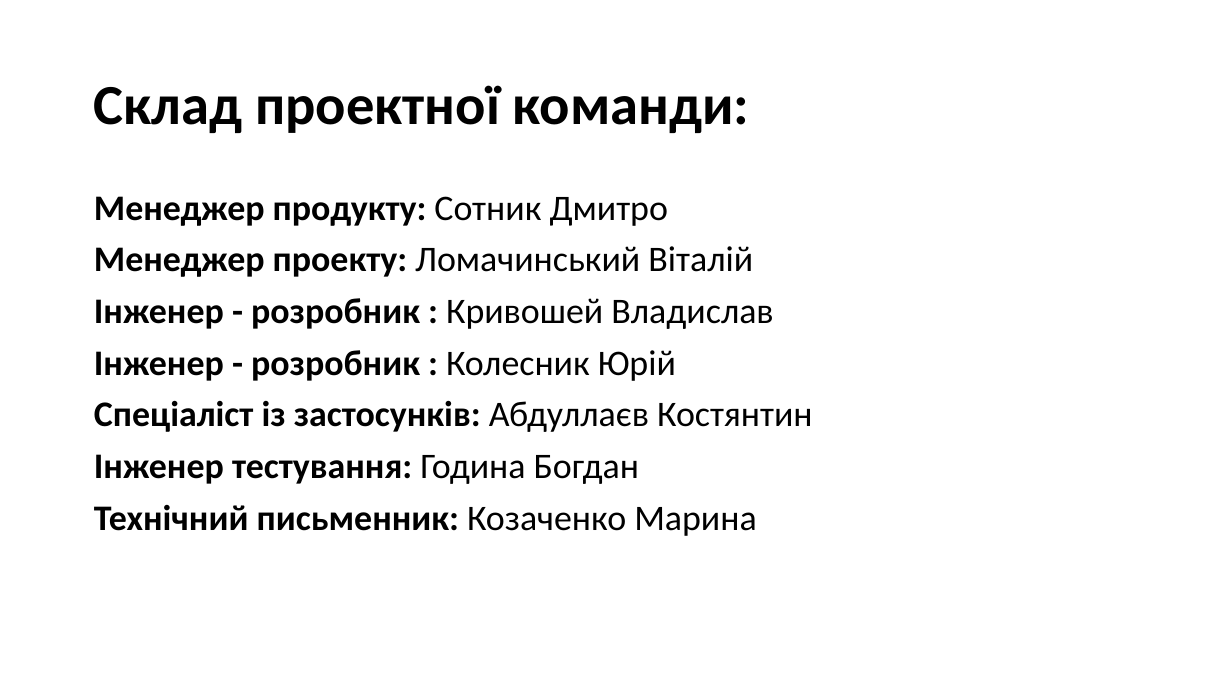
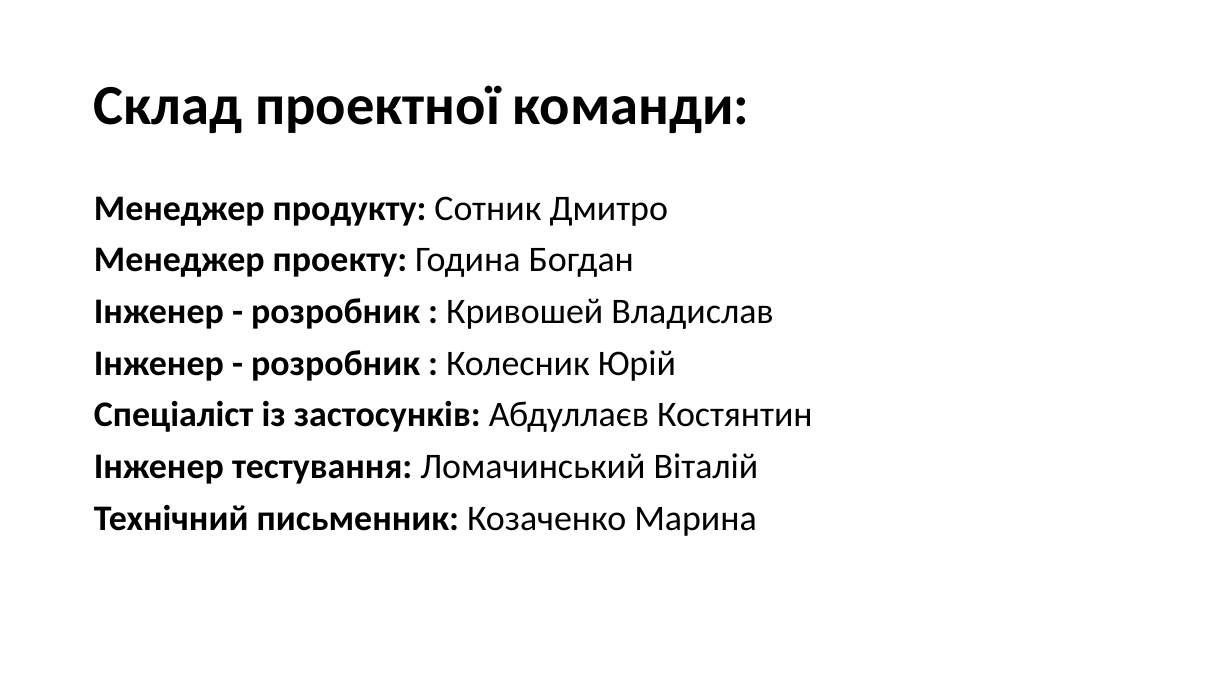
Before and after one commit to d3mage/elektronna_kafedra, a slide deck: slide 3 of elektronna_kafedra.pptx. Drawn at 1232x693 pixels with LibreOffice and Linux fonts; fonts in the diff are those of the drawing. Boxes give left, top, right and bottom in pixels: in the first picture for what was removed or moved away, otherwise in the second. Text is boxed around its words. In the diff, an @@ line names an element or a change of style, - is before the commit and + after.

```diff
--- a/elektronna_kafedra.pptx
+++ b/elektronna_kafedra.pptx
@@ text at (x1=94, y1=247, x2=634, y2=277): text changed; bold on @@
-Менеджер проекту: Ломачинський Віталій
+Менеджер проекту: Година Богдан
@@ text at (x1=94, y1=453, x2=759, y2=484): text changed; bold off @@
-Інженер тестування: Година Богдан
+Інженер тестування: Ломачинський Віталій
```
Also in this commit, not shown: 5 slides added, 2 other files.
